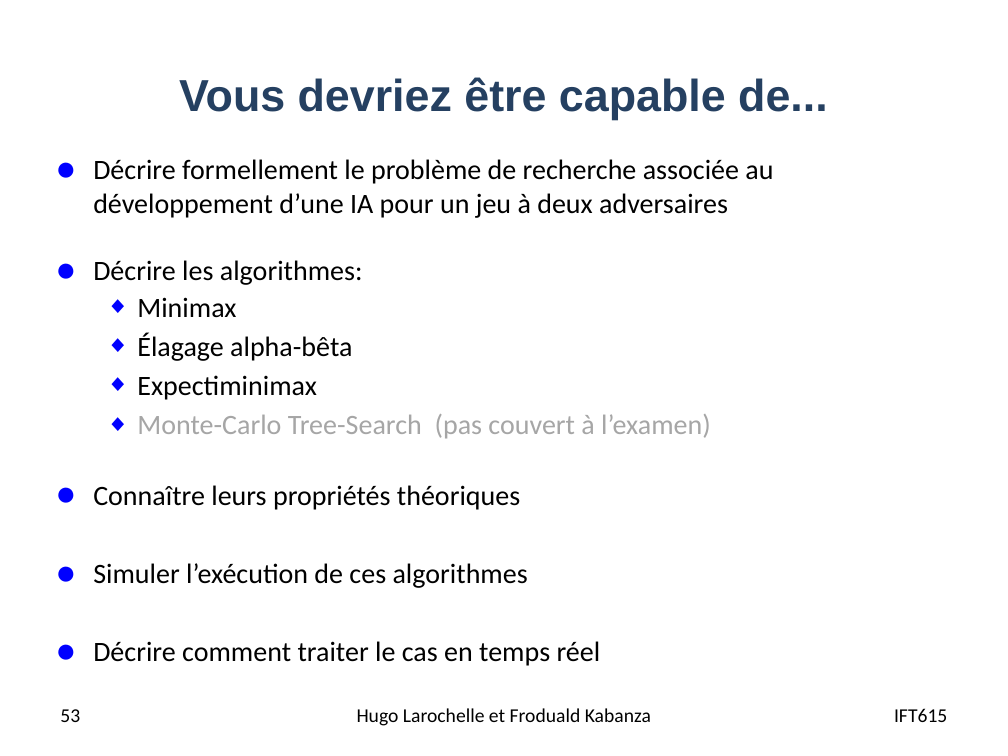
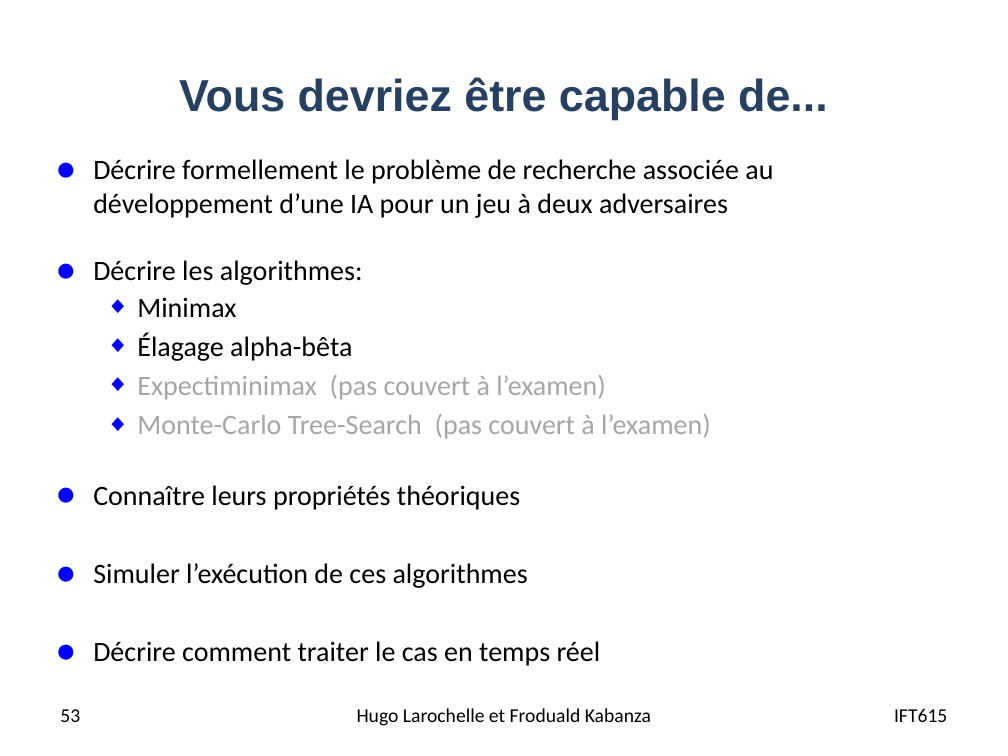
Before and after one commit to djeffkanda/djeffkanda.github.io, a slide deck: slide 53 of ift/assets/slides/ift615-17-Planification dans les jeux competitifs.pptx. Drawn at 1008x756 pixels with LibreOffice and Linux fonts; fonts in the diff are those of the drawing. Boxes give left, top, right and bottom in pixels: in the first picture for what was removed or moved away, otherwise in the second. Text is boxed around its words. In the diff, an @@ line names an element or a change of style, - is before the commit and + after.

```diff
--- a/ift/assets/slides/ift615-17-Planification dans les jeux competitifs.pptx
+++ b/ift/assets/slides/ift615-17-Planification dans les jeux competitifs.pptx
@@ text at (x1=137, y1=375, x2=606, y2=400): text changed; text colour #000000 to #A6A6A6 @@
-  ◆ Expectiminimax
+  ◆ Expectiminimax (pas couvert à l’examen)
```
Also in this commit, not shown: 3 other slides changed, 4 other files.
